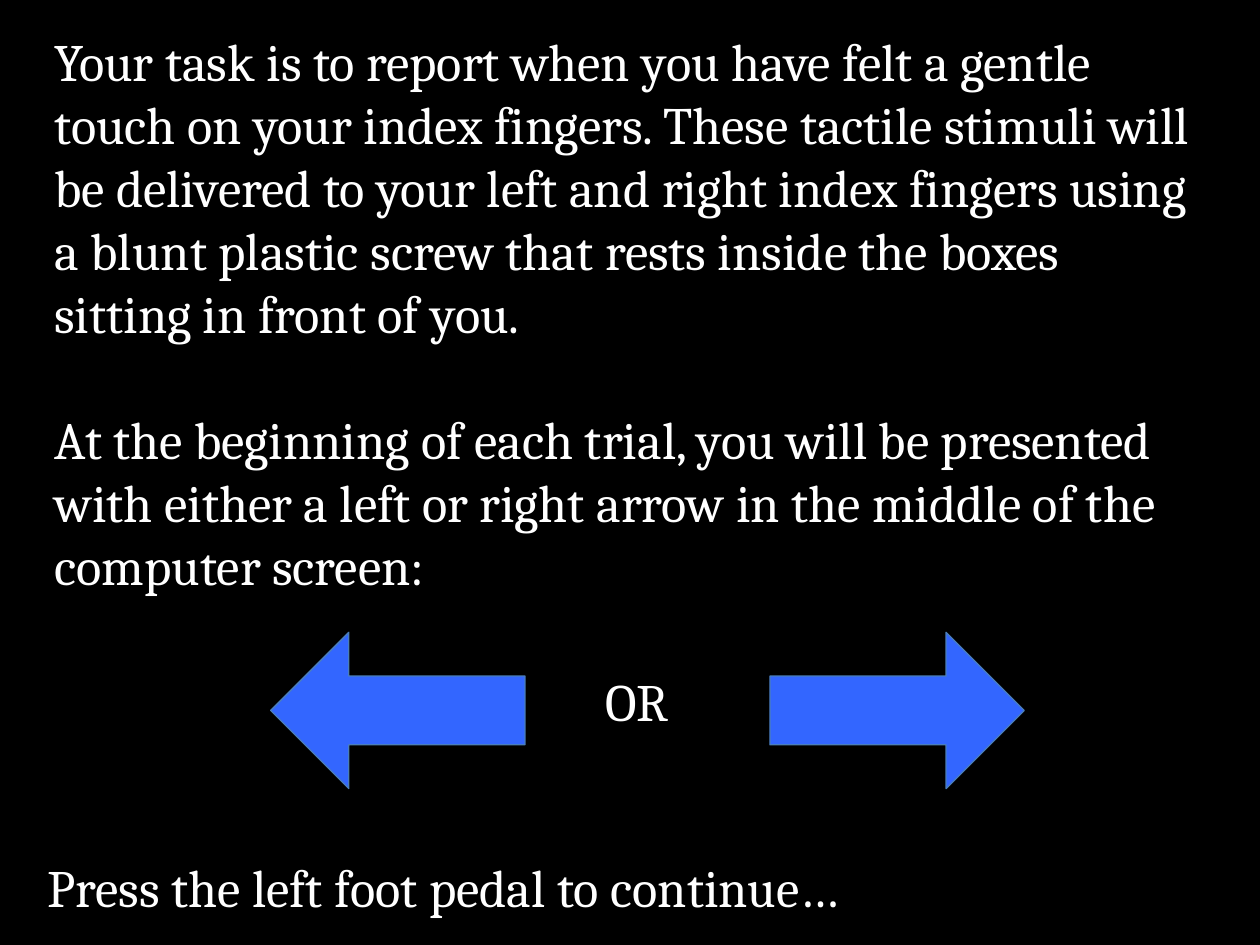
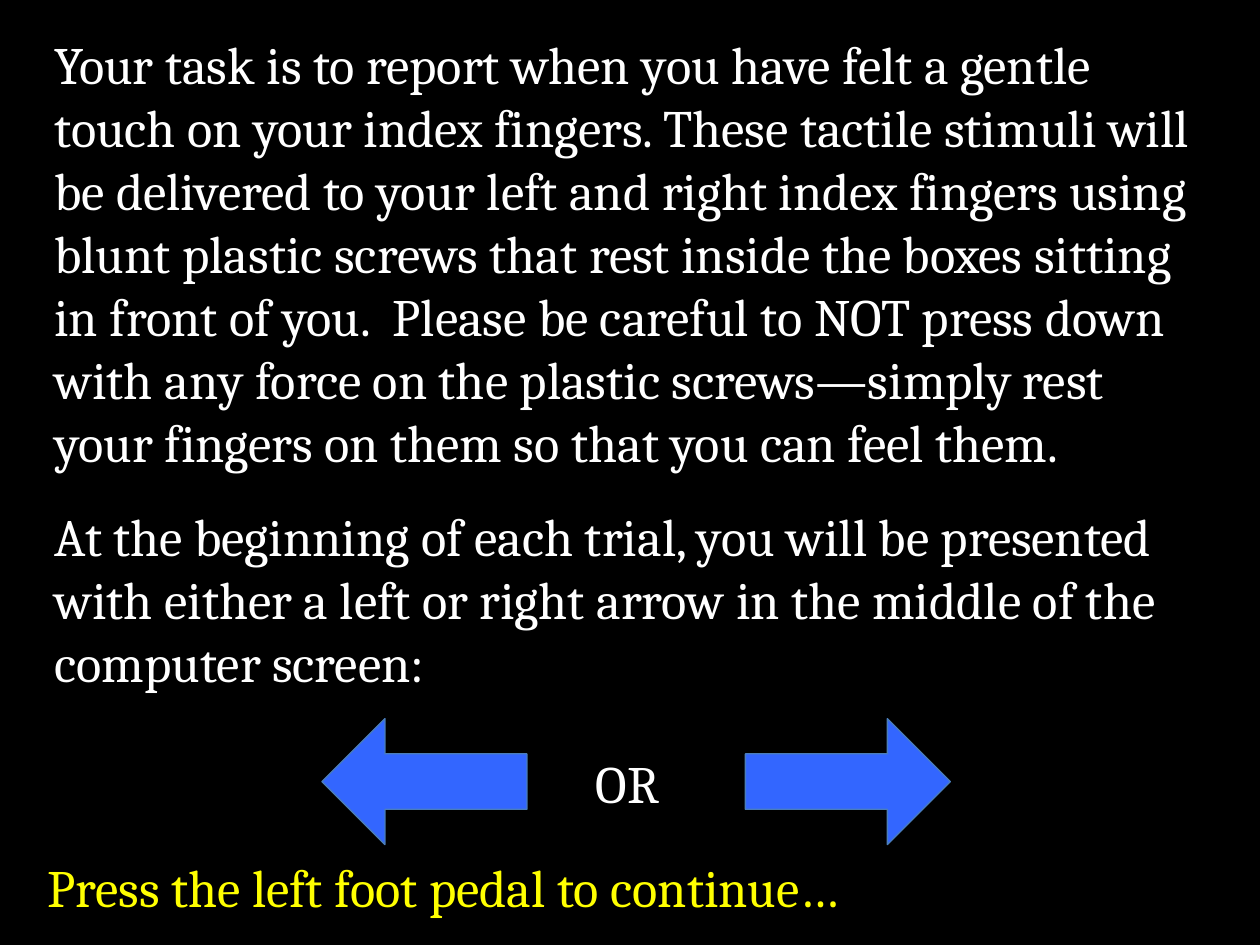
Before and after one commit to EmbodiedResearchLab/Vitality-Tactile-Detection, a slide deck: slide 1 of Stimuli/new/General instructions.pptx. Drawn at 1260x945 pixels with LibreOffice and Linux fonts; fonts in the diff are those of the drawing. Boxes give left, top, right and bottom in pixels: in the first picture for what was removed or moved away, otherwise in the second. Text is boxed around its words. In the diff, an @@ line names an element or a change of style, - is before the commit and + after.

Commit message:
Updated instructions screens in Stimuli folder

```diff
--- a/Stimuli/new/General instructions.pptx
+++ b/Stimuli/new/General instructions.pptx
@@ text at <box>54,46,1189,473</box>: text changed @@
-Your task is to report when you have felt a gentle touch on your index fingers. These tactile stimuli will be delivered to your left and right index fingers using a blunt plastic screw that rests inside the boxes sitting in front of you.
+Your task is to report when you have felt a gentle touch on your index fingers. These tactile stimuli will be delivered to your left and right index fingers using blunt plastic screws that rest inside the boxes sitting in front of you. Please be careful to NOT press down with any force on the plastic screws—simply rest your fingers on them so that you can feel them.
@@ left arrow: place and size @@
-left arrow at <box>271,633,525,789</box>
+left arrow at <box>323,718,528,844</box>
@@ left arrow: place and size @@
-left arrow at <box>770,633,1024,789</box>
+left arrow at <box>746,718,951,844</box>
@@ text "OR": place and size @@
-text "OR" at <box>605,685,669,722</box>
+text "OR" at <box>596,767,660,804</box>
@@ text "Press the left foot pedal ..." at <box>47,869,840,918</box>: text colour #FFFFFF to #FFFF00 @@
```
Also in this commit, not shown: 15 other slides changed, 16 other files.
